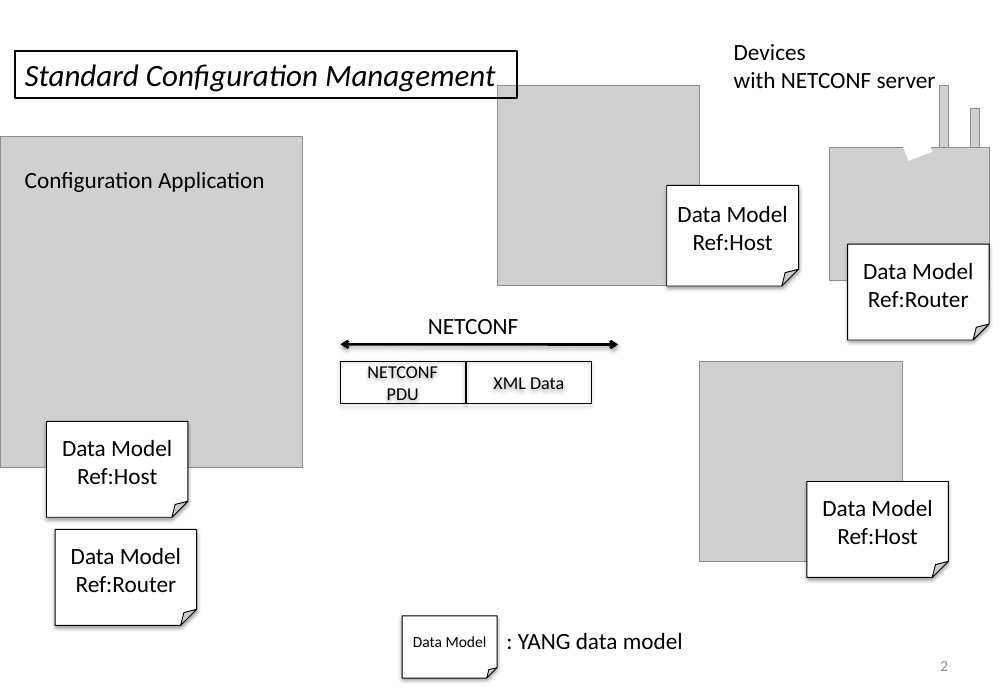
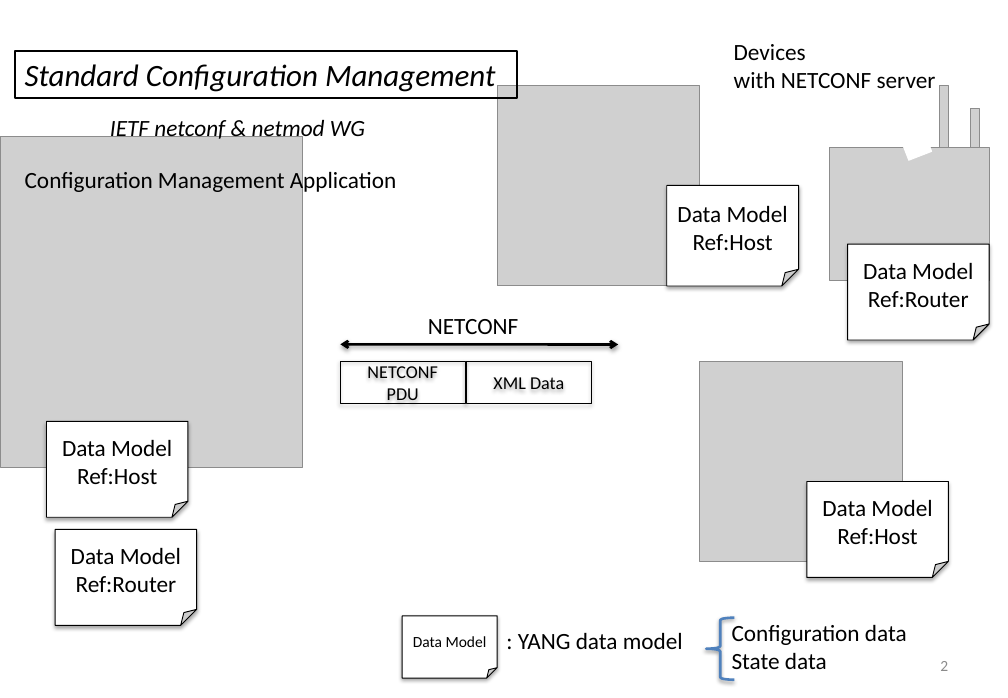
Before and after one commit to AaronNGray/jYang, a slide deck: slide 2 of yang-manager/reports/YangArchiCameraReady.pptx. Drawn at 1008x698 pixels with LibreOffice and Linux fonts; fonts in the diff are those of the drawing; grey boxes stand for pictures. Boxes give left, top, right and bottom in pixels: in the first picture for what was removed or moved away, otherwise in the second. Text is boxed around its words. In the diff, an @@ line names an element or a change of style, - is before the commit and + after.

```diff
--- a/yang-manager/reports/YangArchiCameraReady.pptx
+++ b/yang-manager/reports/YangArchiCameraReady.pptx
@@ text added at (110,120,365,142), 18 pt, text #000000, italic @@
+IETF netconf & netmod WG
@@ text at (25,168,396,194): text changed @@
-Configuration Application
+Configuration Management Application
@@ left brace added at (706,618,734,680), outline #4F81BD 2 pt @@
@@ text added at (732,625,907,669), 18 pt, text #000000 @@
+Configuration data
+State data
```
Also in this commit, not shown: 1 other slide changed, 1 other file.
